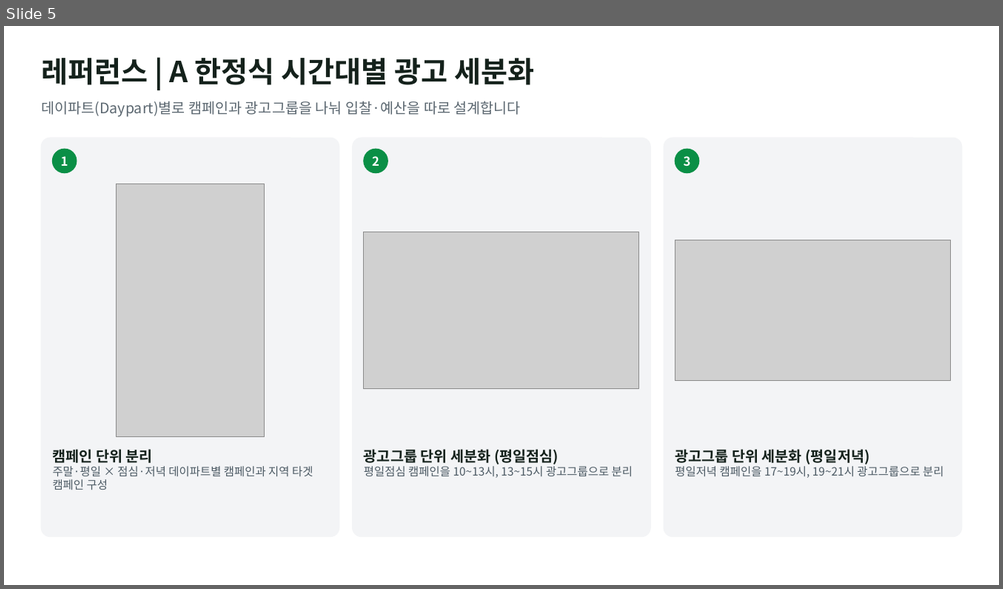
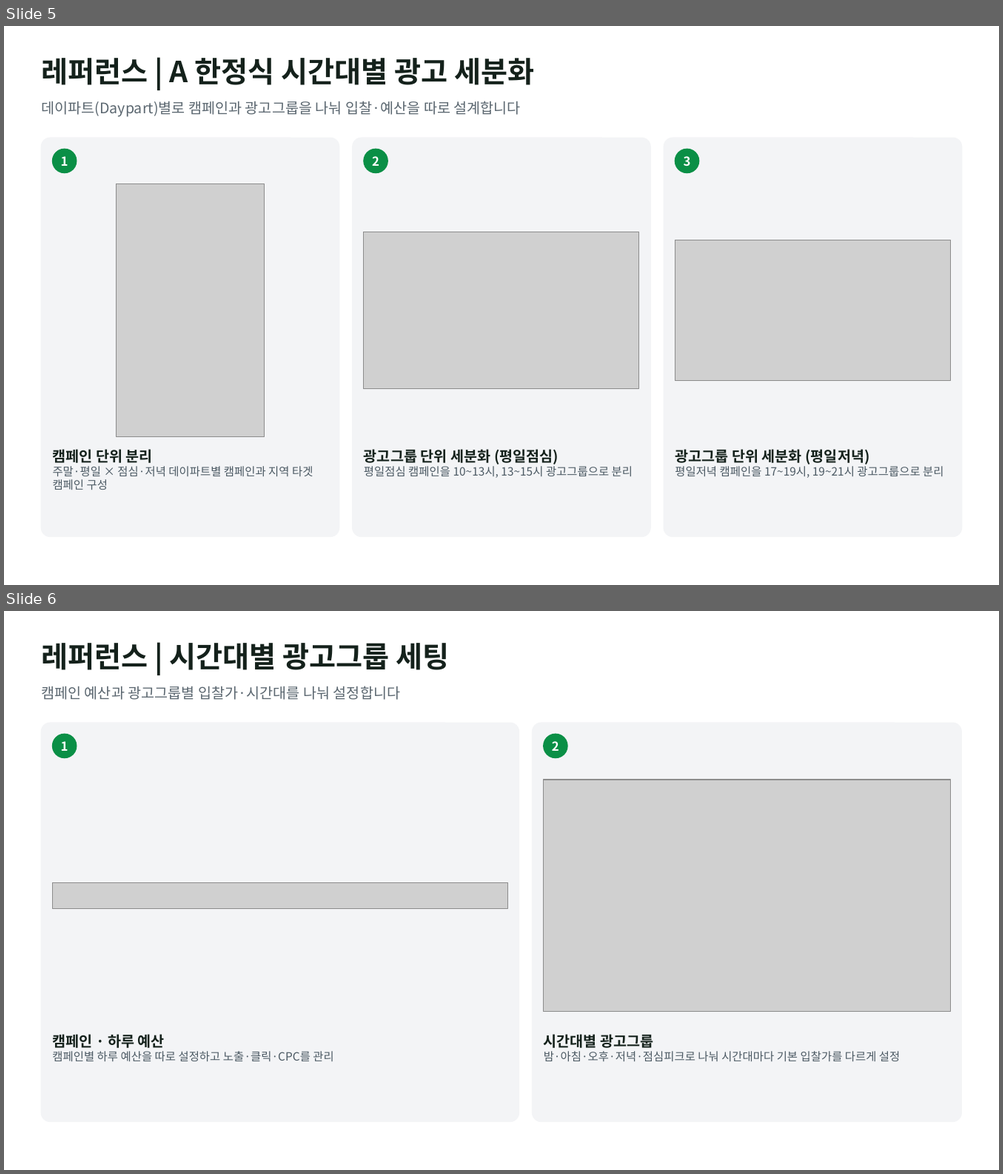
Before and after one commit to alfk0615/placeon, a slide deck: out/company_reference_proposal.pptx. Shown one above the other, each under a label of ours: slide 5 before the commit, slides 5 and 6 after it. The pictures are 1003x589 and 1003x1174 pixels, drawn with LibreOffice and Linux fonts; fonts in the diff are those of the drawing; grey boxes stand for pictures. Boxes give left, top, right and bottom in pixels: in the first picture for what was removed or moved away, otherwise in the second. Text is boxed around its words. In the diff, an @@ line names an element or a change of style, - is before the commit and + after.

```diff
--- a/out/company_reference_proposal.pptx
+++ b/out/company_reference_proposal.pptx
@@ slide 6 added at bbox=[4, 611, 999, 1170], background #FFFFFF @@
@@ text added at bbox=[41, 643, 449, 670], 28 pt, text #14211B, bold @@
+레퍼런스 | 시간대별 광고그룹 세팅
@@ text added at bbox=[41, 686, 400, 700], 14 pt, text #5B6770 @@
+캠페인 예산과 광고그룹별 입찰가·시간대를 나눠 설정합니다
@@ rounded rectangle added at bbox=[41, 723, 519, 1122], fill #F3F4F6, outline #F3F4F6 1 pt @@
@@ ellipse added at bbox=[53, 734, 77, 758], fill #0A8F46, outline #0A8F46 1 pt @@
@@ text added at bbox=[61, 741, 68, 751], 12 pt, text #FFFFFF, bold @@
+1
@@ rounded rectangle added at bbox=[532, 723, 962, 1122], fill #F3F4F6, outline #F3F4F6 1 pt @@
@@ ellipse added at bbox=[543, 734, 567, 758], fill #0A8F46, outline #0A8F46 1 pt @@
@@ text added at bbox=[552, 741, 559, 751], 12 pt, text #FFFFFF, bold @@
+2
@@ picture added at bbox=[543, 780, 950, 1011] @@
@@ picture added at bbox=[53, 883, 508, 908] @@
@@ text added at bbox=[52, 1034, 333, 1062], 11 pt, text #4B5963 @@
+캠페인 · 하루 예산
+캠페인별 하루 예산을 따로 설정하고 노출·클릭·CPC를 관리
@@ text added at bbox=[543, 1034, 899, 1062], 11 pt, text #4B5963 @@
+시간대별 광고그룹
+밤·아침·오후·저녁·점심피크로 나눠 시간대마다 기본 입찰가를 다르게 설정
```
Also in this commit, not shown: 2 slides changed.
